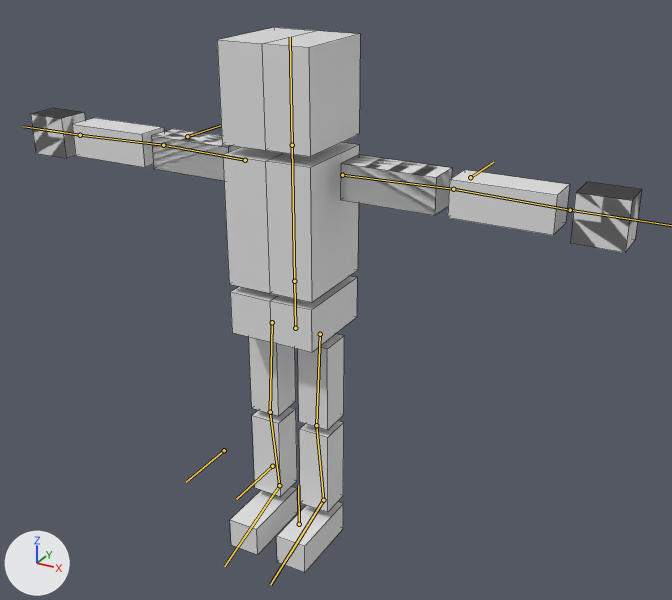
What one commit did to the Blender file Robot1.blend.
Both versions are drawn from a camera (50 mm lens) standing at (9.68, -15.77, 3.57) and looking at (0.78, 0.42, -4.53). The lights are fixed; the arrows at lower left show +X, +Y and +Z. The bones that bend it are drawn over the model as lines. Mesh edges are drawn as thin lines.
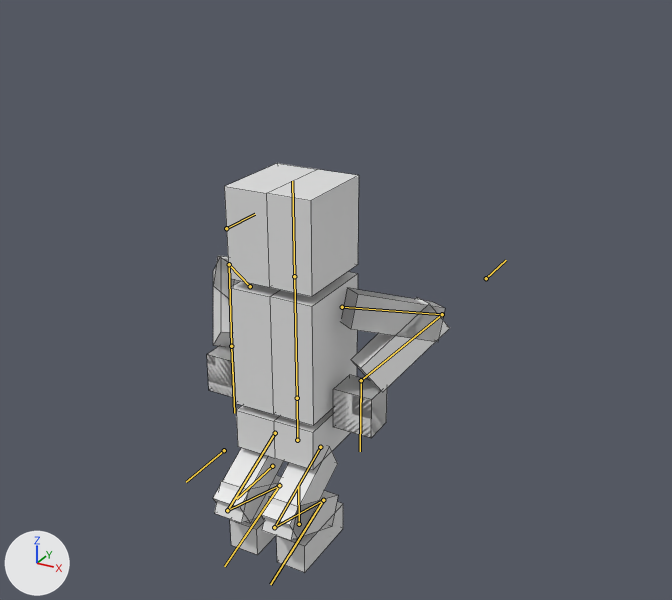
The newer file adds an action. The first version stands in its rest pose; the second is drawn at frame 0 of the action 'Squat'.

Pixel boxes (x1, y1, x2, y2) of what changed, in the pictures (672 x 600 px):
'Cube', posed (60% narrower, 25% shorter): before (31, 27, 642, 572); after (207, 163, 450, 572)
bone 'Hip', root to tip: before (295, 328) to (294, 281); after (297, 440) to (297, 398)
bone 'ElbowIK.L', root to tip: before (470, 177) to (493, 162); after (486, 278) to (506, 260)
bone 'ElbowIK.R', root to tip: before (187, 136) to (220, 125); after (226, 228) to (255, 214)
bone 'HandIK.R', root to tip: before (80, 135) to (23, 126); after (231, 346) to (234, 413)

What the commit changed:
Bone 'Hip' (bone_hip) moves from (0.0, 0.0, 0.0) to (0.0, -2.87, 0.0).
Bone 'ElbowIK.L' (bone_elbowik_l) moves from (0.0, 0.0, 0.0) to (2.62, 1.34, 0.0).
Bone 'HandIK.L' (bone_handik_l) moves from (0.0, 0.0, 0.0) to (4.5, -4.1, 0.0).
Bone 'HandIK.L' (bone_handik_l) turns from (0, 0, 0) to (0, 0, -90) degrees about its own x, y and z.
Bone 'ElbowIK.R' (bone_elbowik_r) moves from (0.0, 0.0, 0.0) to (-2.62, 1.34, 0.0).
Bone 'HandIK.R' (bone_handik_r) moves from (0.0, 0.0, 0.0) to (-4.47, -3.99, 0.0).
Bone 'HandIK.R' (bone_handik_r) turns from (0, 0, 0) to (0, 0, 90) degrees about its own x, y and z.
